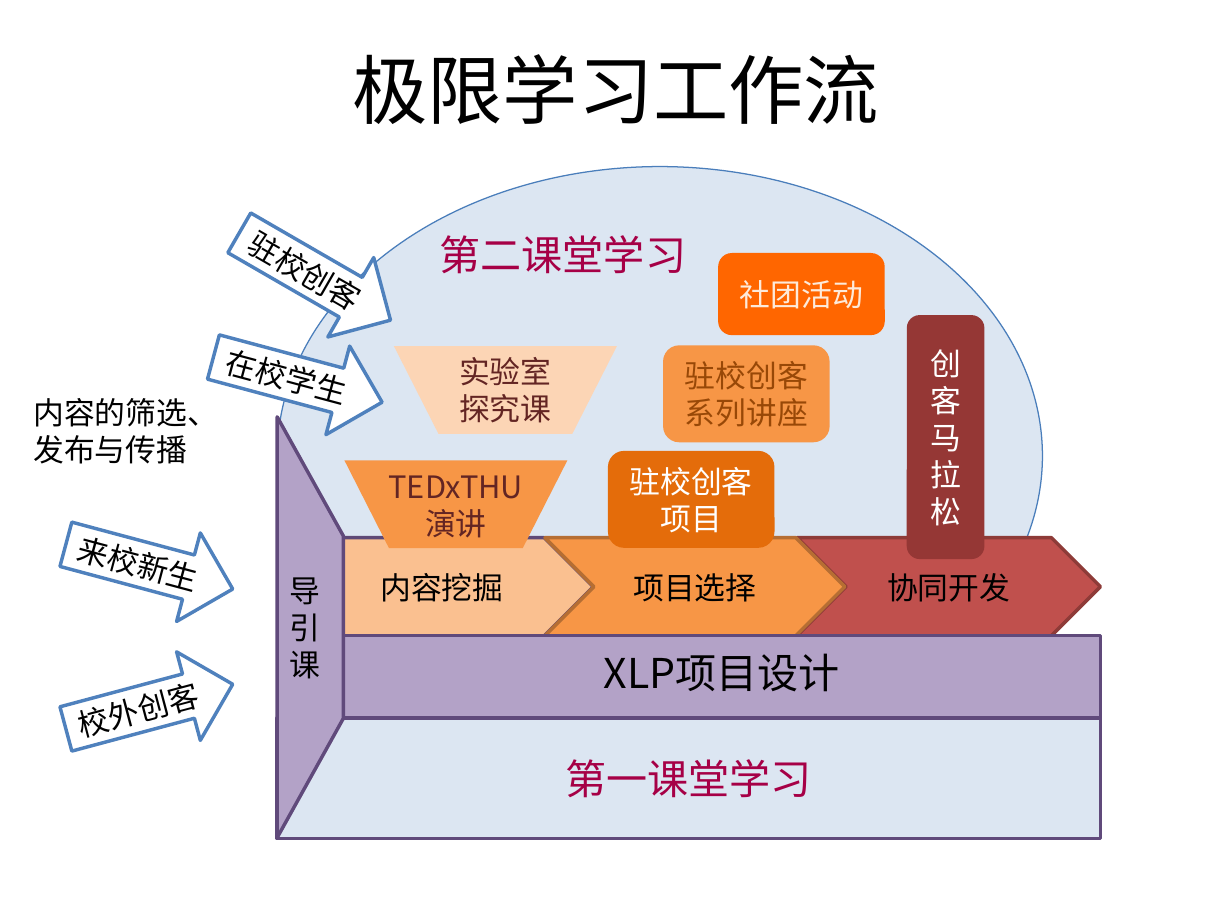
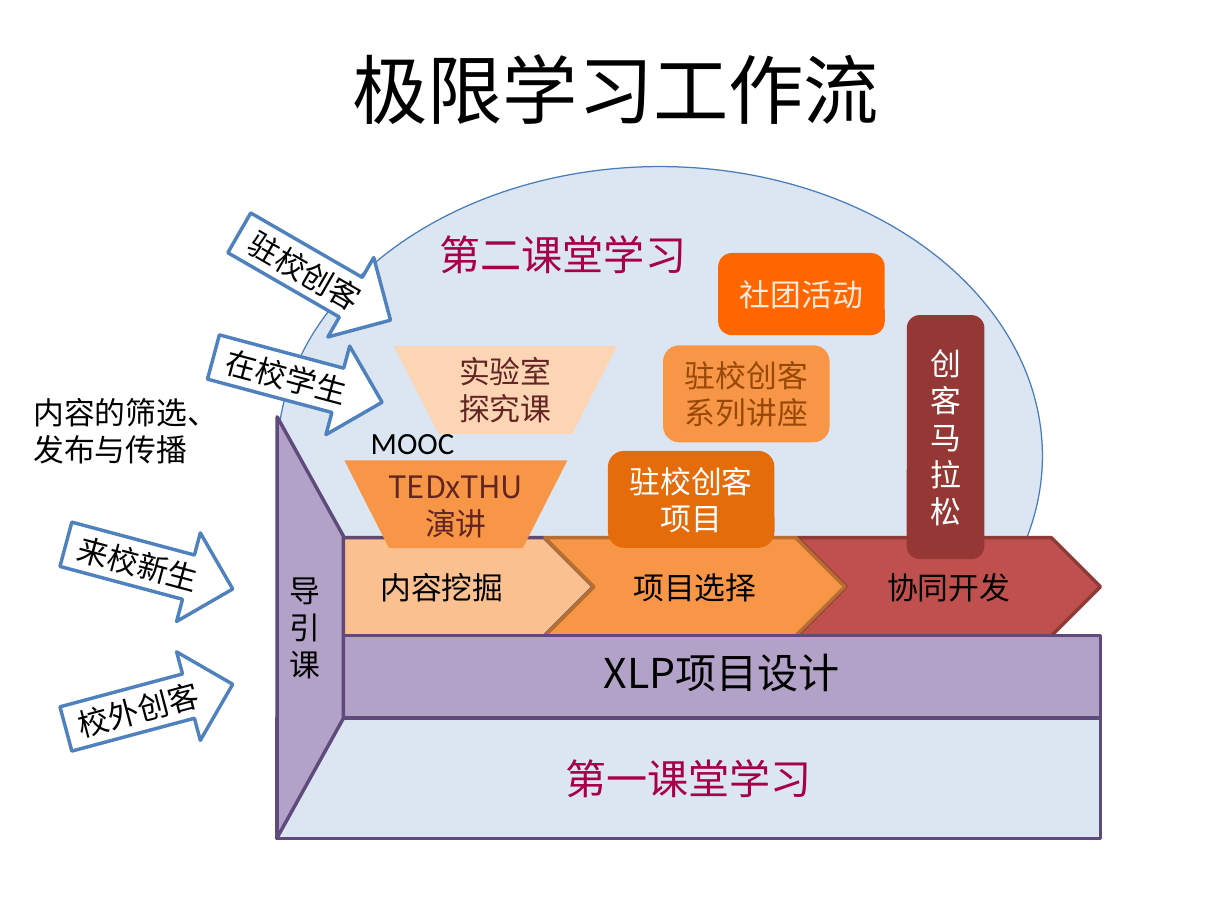
Before and after one commit to woodyme/2014JanXLP, a slide deck: slide 5 of 课程方案/XLP_WorkFLow_CHN.pptx (slide 4 before the commit). Drawn at 1232x924 pixels with LibreOffice and Linux fonts; fonts in the diff are those of the drawing. Boxes give left, top, right and bottom in pixels: in the first picture for what was removed or moved away, otherwise in the second. Text is boxed around its words. In the diff, an @@ line names an element or a change of style, - is before the commit and + after.

```diff
--- a/课程方案/XLP_WorkFLow_CHN.pptx
+++ b/课程方案/XLP_WorkFLow_CHN.pptx
@@ text added at (x1=371, y1=428, x2=454, y2=462), 18 pt, text #000000 @@
+MOOC
```
Also in this commit, not shown: 1 other slide changed, 1 slide added, 1 slide removed, 3 other files.
